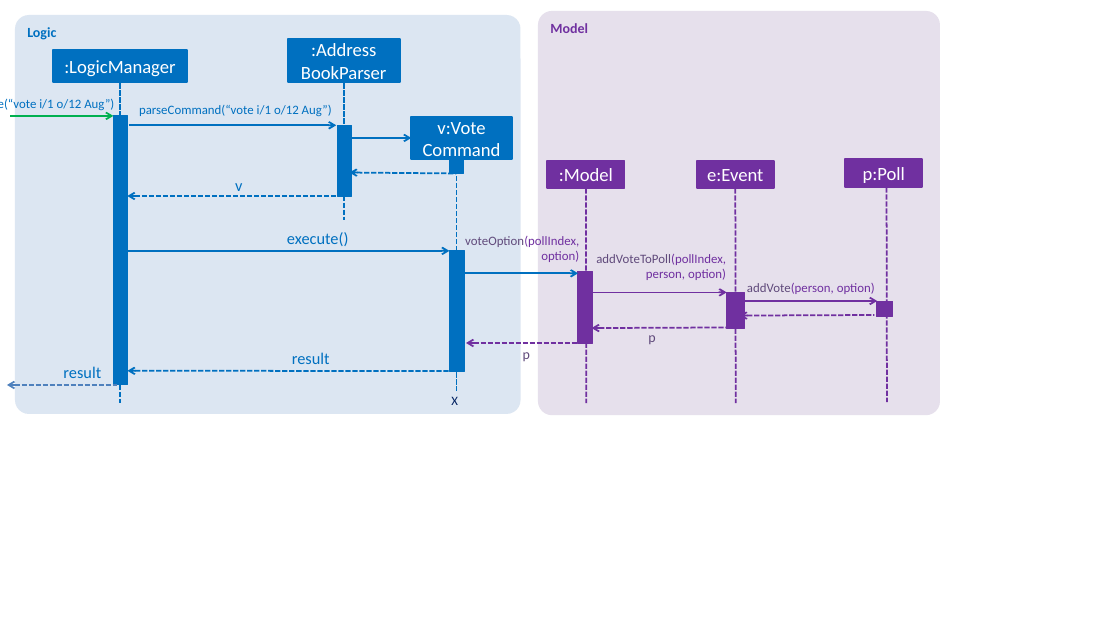
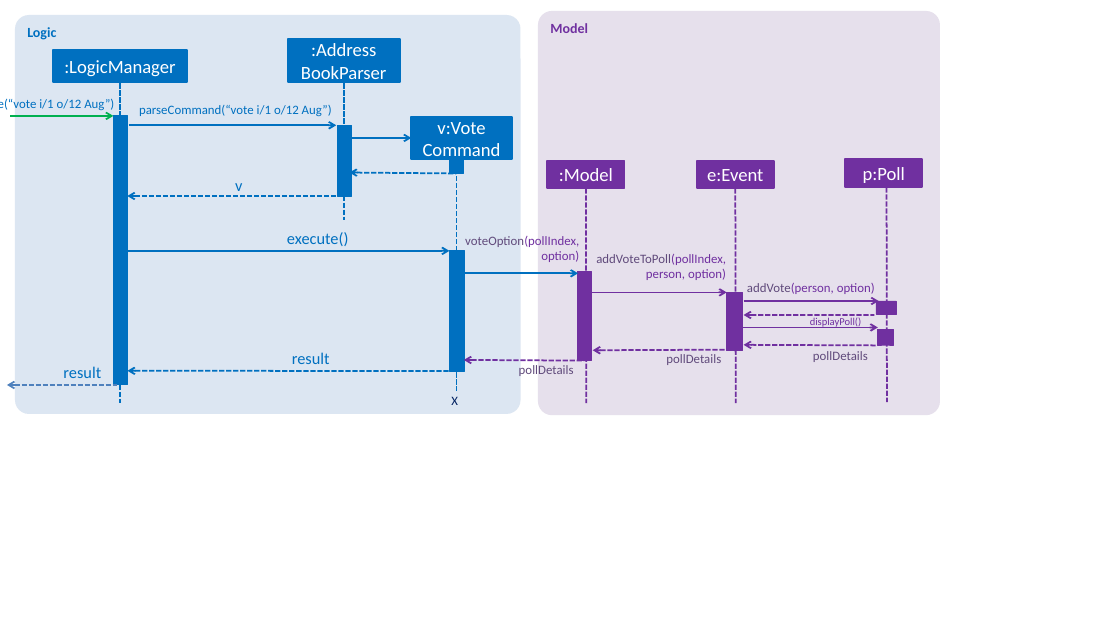
Before and after one commit to nus-cs2103-AY1819S1/addressbook-level4, a slide deck: slide 1 of docs/diagrams/VoteSequenceDiagram.pptx. Drawn at 1120x630 pixels with LibreOffice and Linux fonts; fonts in the diff are those of the drawing. Boxes give left, top, right and bottom in pixels: in the first picture for what was removed or moved away, otherwise in the second. Text is boxed around its words. In the diff, an @@ line names an element or a change of style, - is before the commit and + after.

```diff
--- a/docs/diagrams/VoteSequenceDiagram.pptx
+++ b/docs/diagrams/VoteSequenceDiagram.pptx
@@ rectangle: place and size @@
-rectangle at box(577, 272, 592, 344)
+rectangle at box(577, 272, 592, 361)
@@ rectangle: place and size @@
-rectangle at box(727, 292, 744, 329)
+rectangle at box(727, 292, 743, 350)
@@ arrow added from (743, 328) to (878, 328), #7030A0 1.5 pt @@
@@ arrow moved from (739, 316) - (875, 315) to (744, 315) - (875, 315) @@
@@ text added at box(810, 317, 861, 328), 9 pt, text #7030A0 @@
+displayPoll()
@@ rectangle: place and size @@
-rectangle at box(876, 301, 893, 316)
+rectangle at box(876, 301, 897, 314)
@@ rectangle added at box(877, 329, 894, 344), fill #7030A0, outline #7030A0 0.75 pt @@
@@ text removed at box(523, 352, 530, 361) @@
-p
@@ arrow moved from (592, 329) - (727, 328) to (593, 350) - (728, 350) @@
@@ text removed at box(648, 335, 655, 344) @@
-p
@@ text added at box(666, 354, 721, 365), 11 pt, text #604A7B @@
+pollDetails
@@ arrow added from (876, 345) to (744, 345), #7030A0 1.5 pt dashed @@
@@ text added at box(813, 351, 868, 362), 11 pt, text #604A7B @@
+pollDetails
@@ arrow moved from (466, 343) - (585, 343) to (464, 360) - (585, 360) @@
@@ text added at box(519, 365, 574, 376), 11 pt, text #604A7B @@
+pollDetails
```
Also in this commit, not shown: 3 other files.
